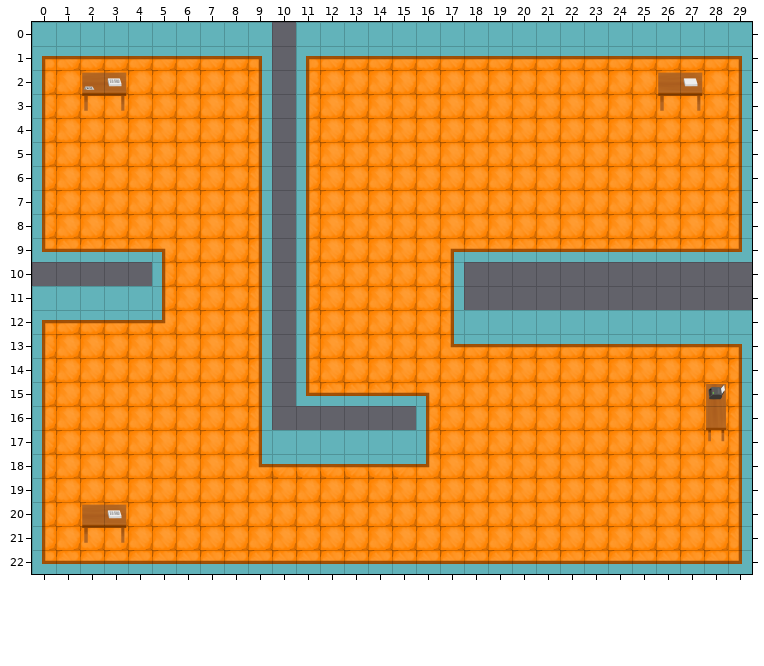
Tiled map: Resources/main.tmx. The picture above was drawn from the file before the commit.
Cells are 100x100 px. Shown: x 0..29, y 0..22.
Once edited:
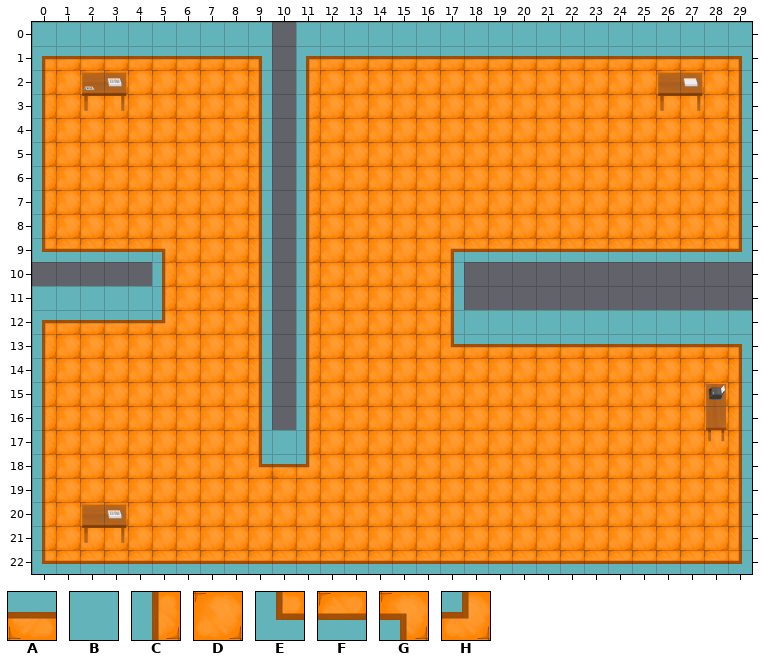
Key: from "tiles": A 2, B 4, C 5, D 6, E 15, F 16, G 36, H 41.
_ is an empty cell.
Log entry: Game balancing Decreased initial difficulty
From old to new:
{"where": "layer \"main\""}
{"y":15,"x":11,"old":"EFFFFG","new":"CDDDDD"}
{"y":16,"x":11,"old":"_____C","new":"CDDDDD"}
{"y":17,"x":11,"old":"BBBBBC","new":"CDDDDD"}
{"y":18,"x":11,"old":"AAAAAH","new":"HDDDDD"}
